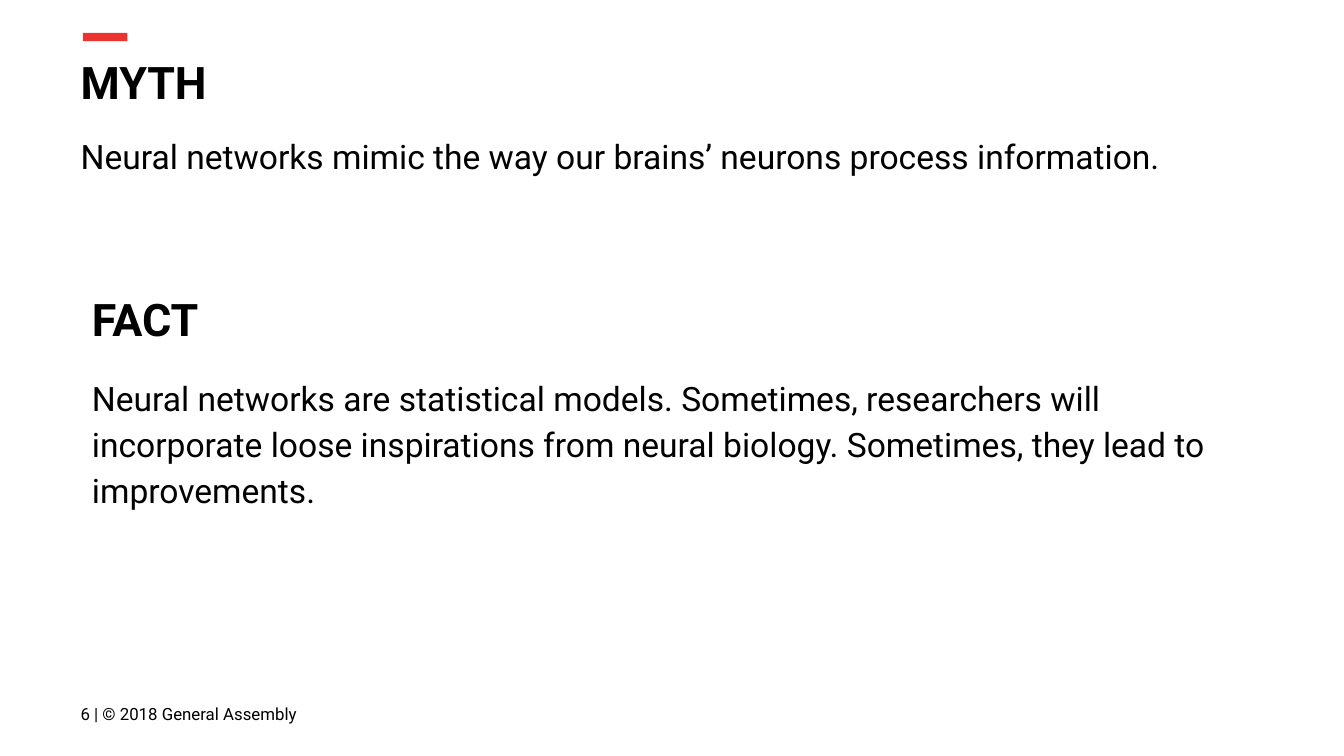
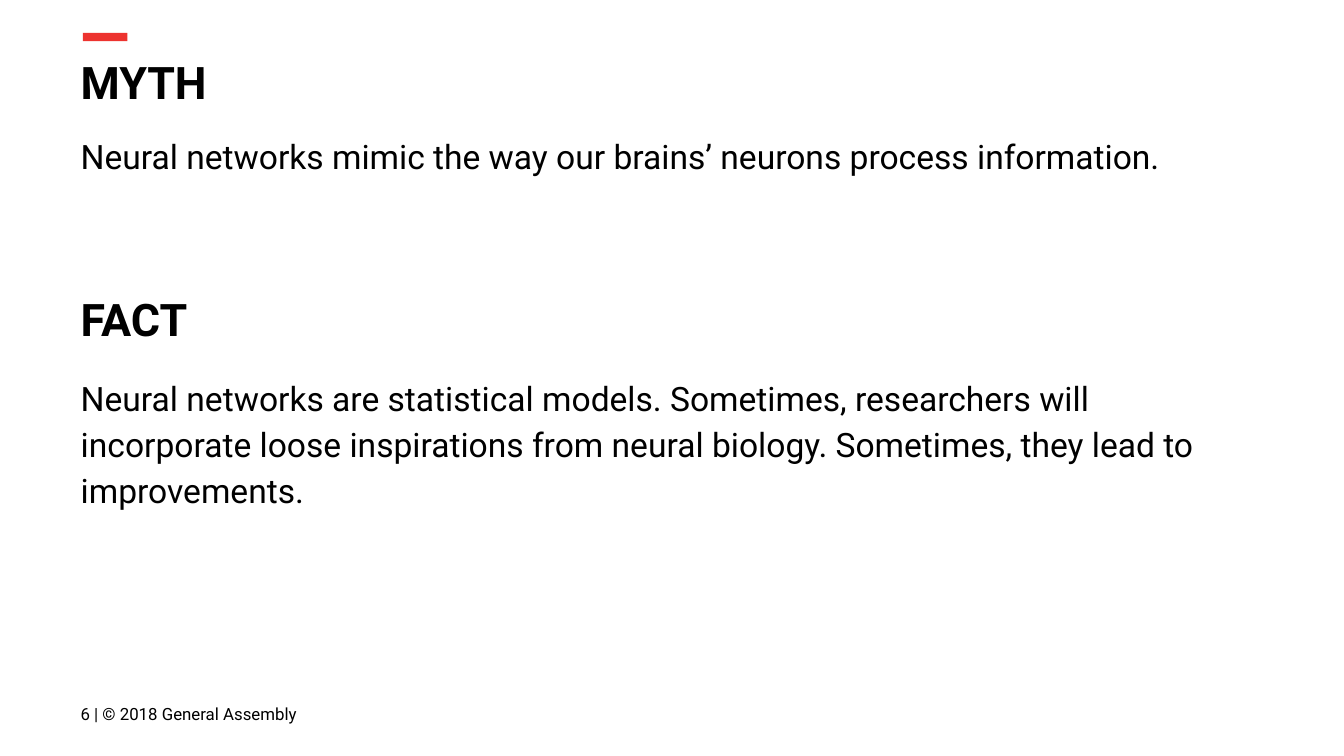
Before and after one commit to ga-curriculum/lesson-intro-nn, a slide deck: slide 6 of Intro to NNs.pptx. Drawn at 1344x756 pixels with LibreOffice and Linux fonts; fonts in the diff are those of the drawing; background and template pictures are left out. Boxes give left, top, right and bottom in pixels: in the first picture for what was removed or moved away, otherwise in the second. Text is boxed around its words. In the diff, an @@ line names an element or a change of style, - is before the commit and + after.

```diff
--- a/Intro to NNs.pptx
+++ b/Intro to NNs.pptx
@@ title "FACT": place and size @@
-title "FACT" at bbox=[92, 303, 198, 337]
+title "FACT" at bbox=[81, 303, 187, 337]
@@ text "Neural networks are statistical models. ...": place and size @@
-text "Neural networks are statistical models. ..." at bbox=[92, 385, 1204, 510]
+text "Neural networks are statistical models. ..." at bbox=[81, 385, 1193, 510]
```
Also in this commit, not shown: 3 other slides changed, 4 slides added, 3 other files.
